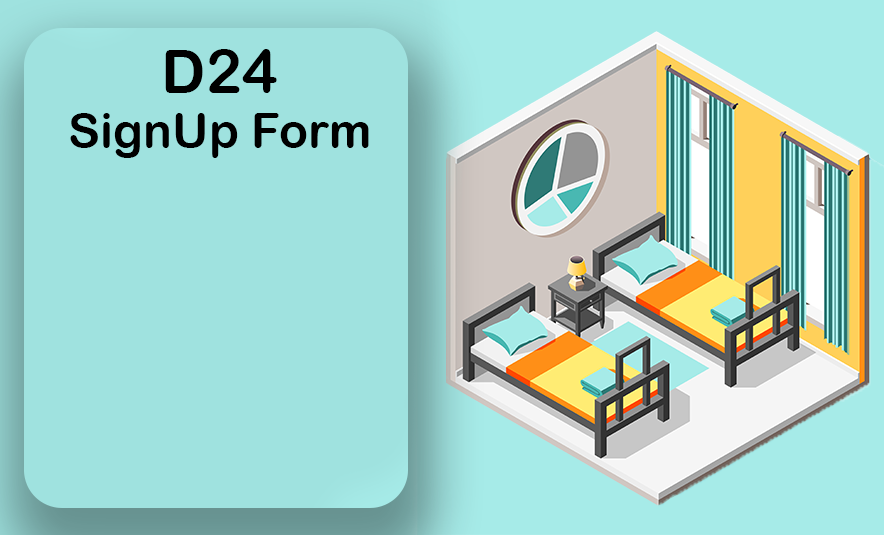
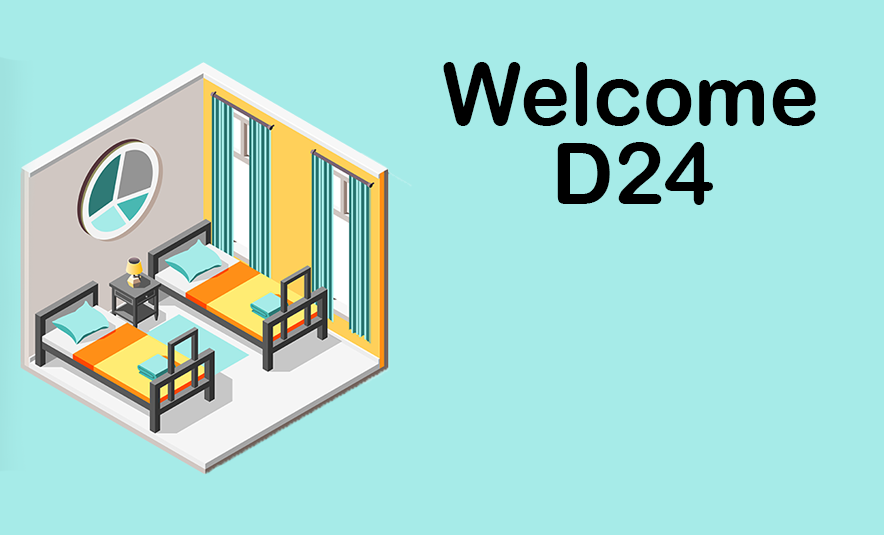
Comparing the layer stacks of the two 884 x 535 images. Changes:
removed layer "SignUp Form" over [70, 113, 369, 158]
painted on "D24" over [165, 49, 713, 205]
removed layer "1905.i301.016.Hostel isometric isometric background copy" over [0, 0, 884, 535]
removed layer "Rectangle 1" over [24, 28, 408, 508]
added layer "Welcome" above "1905.i301.016.Hostel isometric isometric background" over [443, 62, 816, 126]
painted on "1905.i301.016.Hostel isometric isometric background" over [0, 0, 884, 535]
